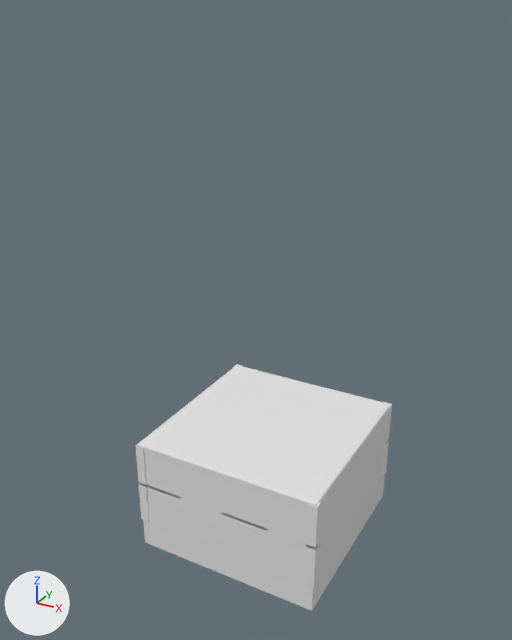
What one commit did to the FBX model Re-Chime/Game/Assets/modelData/mainStage/Stage.fbx.
Rendered twice from a camera (50 mm lens) standing at (352.0, -657.0, 572.0) and looking at (-5.0, -9.0, 248.0). The axes (+X, +Y, +Z) are drawn at lower left. The lights are the same throughout. The first picture is the older version. Where no turn or scale is listed for an object, it has been applied to the vertices.
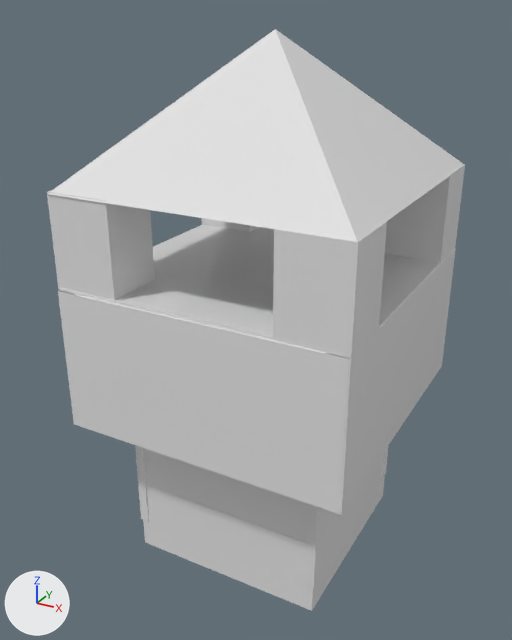
Not visible in the pictures: 'Box148'.

Where the newer file only moved an object's origin or applied its transform, the numbers keep the older frame.

Diff of the bpy script that builds the scene:
```diff
--- a/Re-Chime/Game/Assets/modelData/mainStage/Stage.fbx.py
+++ b/Re-Chime/Game/Assets/modelData/mainStage/Stage.fbx.py
@@ me_mesh_013_1 @@
+me_mesh_013_1.from_pydata([(0.0, 0.0, 145.0), (-159.0, -167.0, 0.0), (159.0, -167.0, 0.0), (159.0, 167.0, 0.0), (-159.0, 167.0, 0.0), (0.0, 0.0, 0.0)], [], [(0, 1, 2), (0, 2, 3), (0, 3, 4), (0, 4, 1), (1, 5, 2), (2, 5, 3), (3, 5, 4), (4, 5, 1)])
+me_mesh_013_1.materials.append(mat_01___default)  # white #e7e7e7
@@ ob_box147 @@
-ob_box147 = bpy.data.objects.new('Box147', me_mesh_028)
@@ ob_box139 @@
 ob_box139 = bpy.data.objects.new('Box139', me_mesh_020)
-ob_box139.location = (7.0, -106.0, 106.0)
+ob_box139.location = (7.0, 117.0, 161.0)
@@ ob_box148 @@
+ob_box148 = bpy.data.objects.new('Box148', me_mesh_052)  # a box spanning x -11.0..11.0, y -167.0..167.0, z 0.0..158.0; in mat_01___default (white #e7e7e7)
+ob_box148.location = (-139.0, 4.0, 151.0)
@@ ob_box149 @@
+ob_box149 = bpy.data.objects.new('Box149', me_mesh_052.copy())
+ob_box149.location = (158.0, 4.0, 151.0)
@@ ob_box136 @@
+ob_box136 = bpy.data.objects.new('Box136', me_mesh_030)  # a box spanning x -5.5..5.5, y -5.3..5.3, z 0.0..54.4; in mat_03___default (white #e7e7e7)
+ob_box136.location = (117.0, -107.0, 53.0)
@@ ob_box130 @@
+ob_box130 = bpy.data.objects.new('Box130', me_mesh_025_1)  # a box spanning x -114.0..114.0, y -5.0..5.0, z -55.0..0.0; in mat_01___default (white #e7e7e7)
+ob_box130.location = (7.0, -106.0, 109.0)
@@ ob_box135 @@
+ob_box135 = bpy.data.objects.new('Box135', me_mesh_030.copy())
+ob_box135.location = (-104.0, -107.0, 54.0)
@@ ob_pyramid001 @@
+ob_pyramid001 = bpy.data.objects.new('Pyramid001', me_mesh_013_1)
+ob_pyramid001.location = (9.0, 5.0, 409.0)
@@ ob_box113 @@
+ob_box113 = bpy.data.objects.new('Box113', me_mesh_014_1)  # 3362 vertices, 3360 faces; spans x -36.3..36.3, y -32.8..32.8, z 0.0..103.5; in mat_01___default (white #e7e7e7)
+ob_box113.location = (-113.0, 138.0, 307.0)
@@ ob_box150 @@
+ob_box150 = bpy.data.objects.new('Box150', me_mesh_054)  # a box spanning x -159.0..159.0, y -11.0..11.0, z 0.0..158.0; in mat_01___default (white #e7e7e7)
+ob_box150.location = (9.0, -153.0, 151.0)
@@ ob_box114 @@
+ob_box114 = bpy.data.objects.new('Box114', me_mesh_015_1)  # 3362 vertices, 3360 faces; spans x -36.3..36.3, y -32.8..32.8, z 0.0..103.6; in mat_01___default (white #e7e7e7)
+ob_box114.location = (-115.0, -128.0, 307.0)
@@ ob_box112 @@
+ob_box112 = bpy.data.objects.new('Box112', me_mesh_012_1)  # 3362 vertices, 3360 faces; spans x -36.3..36.3, y -32.8..32.8, z 0.0..102.5; in mat_01___default (white #e7e7e7)
+ob_box112.location = (132.0, 138.0, 307.0)
@@ ob_box109 @@
+ob_box109 = bpy.data.objects.new('Box109', me_mesh_011_1)  # 3362 vertices, 3360 faces; spans x -158.0..158.0, y -165.0..165.0, z 0.0..10.0; in mat_01___default (white #e7e7e7)
+ob_box109.location = (10.0, 3.0, 302.0)
@@ ob_box115 @@
+ob_box115 = bpy.data.objects.new('Box115', me_mesh_016_1)  # 3362 vertices, 3360 faces; spans x -36.3..36.3, y -32.8..32.8, z 0.0..101.3; in mat_01___default (white #e7e7e7)
+ob_box115.location = (132.0, -130.0, 308.0)
```

Location of each change, [x1, y1, x2, y2] in pixels of the pictures (512 x 640 px):
'Pyramid001', added
    after: [48, 29, 464, 242]
'Box150', added
    after: [58, 290, 349, 514]
'Box147', deleted
    before: [137, 365, 390, 507]
'Box109', added
    after: [60, 224, 440, 340]
'Box149', added
    after: [327, 248, 456, 515]
'Box115', added
    after: [273, 221, 387, 358]
'Box114', added
    after: [47, 190, 155, 300]
'Box130', added
    after: [144, 448, 307, 543]
'Box139', moved (not visible afterwards)
    before: [144, 451, 307, 545]
'Box112', added
    after: [385, 164, 465, 264]
'Box136', added
    after: [306, 503, 321, 548]
'Box113', added
    after: [202, 218, 258, 232]
'Box135', added
    after: [135, 445, 146, 485]
'Box142', unchanged, covered by the edit
    before: [316, 408, 389, 539]
